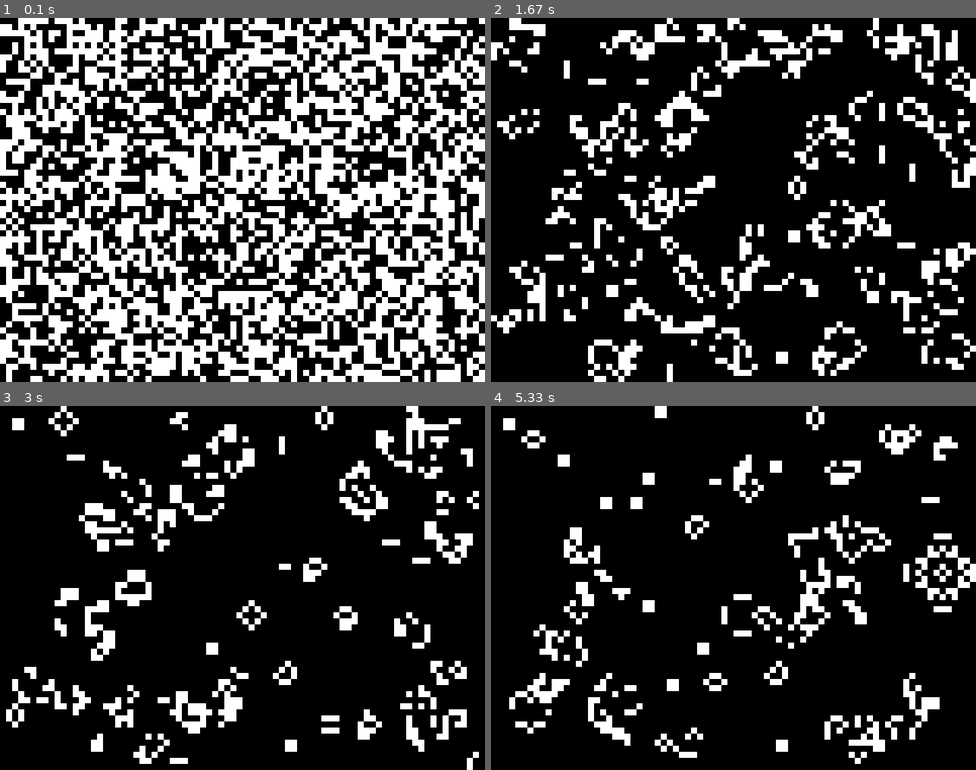
Above: before the commit, frames 1-4 (two rows, left to right).
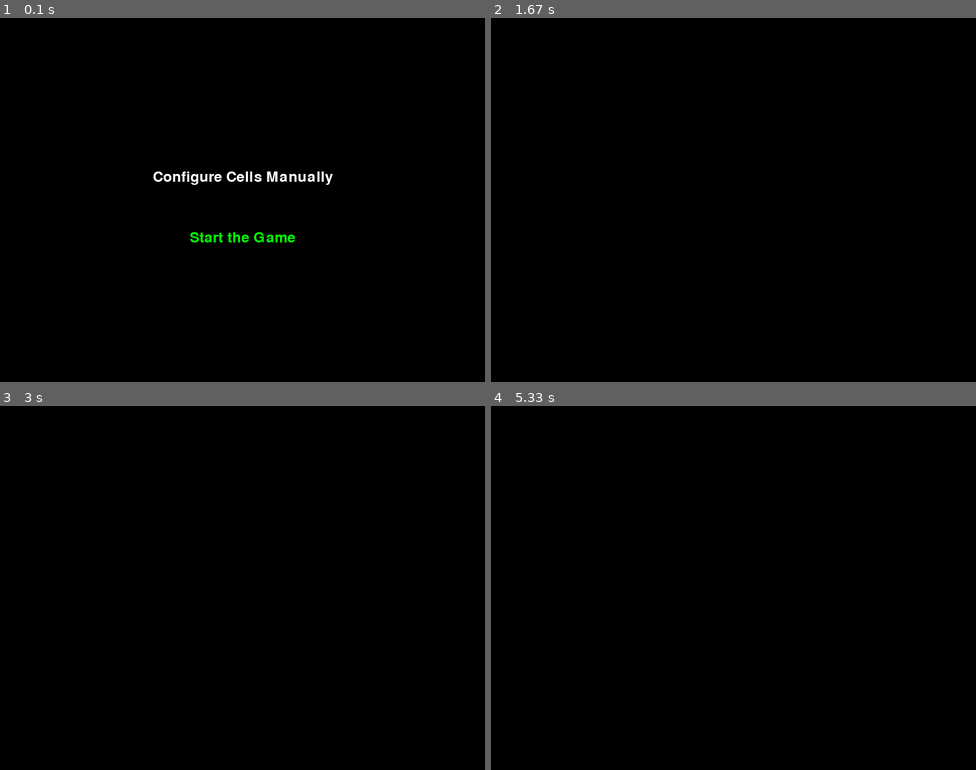
Above: after the commit, the same moments.

Repository: JuanBindez/PyGameOfLife
Game: pygame game, started from main.py
Two runs of this game, one before a commit and one after it. Both use one fixed random seed, a clock stepped at 60 frames per second and the inputs below.
Inputs:
- Up to frame 1 (0.1 s): no input
- Up to frame 2 (1.67 s): tap Enter at 0.33, 0.67 s
- Up to frame 3 (3 s): no input
- Up to frame 4 (5.33 s): no input

The runs differ from the first frame. In frame 1, 51% of the frame differs, in the area x 0-100%, y 0-100%; in frame 2, 16%; in frame 3, 11%; in frame 4, 9.4%.

Commit message:
Update main.py

Diff:
--- a/main.py
+++ b/main.py
@@ -1,7 +1,27 @@
+# this is part of the DYGtube Downloader project.
+#
+# Release: v1.0-rc2
+#
+# Copyright © 2023  Juan Bindez  <juanbindez780@gmail.com>
+#
+# This program is free software; you can redistribute it and/or modify
+# it under the terms of the GNU General Public License as published by
+# the Free Software Foundation; either version 2 of the License, or
+# (at your option) any later version.
+#
+# This program is distributed in the hope that it will be useful,
+# but WITHOUT ANY WARRANTY; without even the implied warranty of
+# MERCHANTABILITY or FITNESS FOR A PARTICULAR PURPOSE.  See the
+# GNU General Public License for more details.
+#
+# You should have received a copy of the GNU General Public License along
+# with this program; if not, write to the Free Software Foundation, Inc.,
+# 51 Franklin Street, Fifth Floor, Boston, MA 02110-1301 USA.
+
+
 import pygame
 import random
 import time
-
 
 WIDTH, HEIGHT = 800, 600
 GRID_SIZE = 10
@@ -9,10 +29,10 @@
 GRID_HEIGHT = HEIGHT // GRID_SIZE
 FPS = 10
 
-
 BLACK = (0, 0, 0)
 WHITE = (255, 255, 255)
-
+RED = (255, 0, 0)
+GREEN = (0, 255, 0)
 
 pygame.init()
 screen = pygame.display.set_mode((WIDTH, HEIGHT))
@@ -20,13 +40,17 @@
 clock = pygame.time.Clock()
 
 def initialize_grid():
-    return [[random.choice([0, 1]) for _ in range(GRID_WIDTH)] for _ in range(GRID_HEIGHT)]
+    return [[0 for _ in range(GRID_WIDTH)] for _ in range(GRID_HEIGHT)]
 
-def draw_grid(grid):
+def draw_grid(grid, selected_cell=None):
     for y in range(GRID_HEIGHT):
         for x in range(GRID_WIDTH):
             color = WHITE if grid[y][x] else BLACK
             pygame.draw.rect(screen, color, (x * GRID_SIZE, y * GRID_SIZE, GRID_SIZE, GRID_SIZE))
+
+    if selected_cell:
+        x, y = selected_cell
+        pygame.draw.rect(screen, RED, (x * GRID_SIZE, y * GRID_SIZE, GRID_SIZE, GRID_SIZE), 3)
 
 def get_next_state(current_state, live_neighbors):
     if current_state == 1:
@@ -54,13 +78,69 @@
         new_grid.append(new_row)
     return new_grid
 
+def draw_menu(selected_option):
+    font = pygame.font.Font(None, 36)
+    manual_text = font.render("Configure Cells Manually", True, WHITE if selected_option == 0 else GREEN)
+    auto_text = font.render("Start the Game", True, WHITE if selected_option == 1 else GREEN)
+
+    screen.blit(manual_text, (WIDTH // 2 - manual_text.get_width() // 2, HEIGHT // 2 - 50))
+    screen.blit(auto_text, (WIDTH // 2 - auto_text.get_width() // 2, HEIGHT // 2 + 50))
+
 def main():
     grid = initialize_grid()
-    running = True
-    while running:
+    selected_cell = None
+    selected_option = 0
+    in_menu = True
+    placing_cells = False
+    game_started = False
+
+    while in_menu:
         for event in pygame.event.get():
             if event.type == pygame.QUIT:
-                running = False
+                in_menu = False
+            elif event.type == pygame.KEYDOWN:
+                if event.key == pygame.K_UP:
+                    selected_option = (selected_option - 1) % 2
+                elif event.key == pygame.K_DOWN:
+                    selected_option = (selected_option + 1) % 2
+                elif event.key == pygame.K_RETURN:
+                    if selected_option == 0:
+                        in_menu = False
+                        placing_cells = True
+                    elif selected_option == 1:
+                        in_menu = False
+                        game_started = True
+
+        screen.fill(BLACK)
+        draw_menu(selected_option)
+        pygame.display.flip()
+        clock.tick(FPS)
+
+    while placing_cells:
+        for event in pygame.event.get():
+            if event.type == pygame.QUIT:
+                placing_cells = False
+            elif event.type == pygame.MOUSEBUTTONDOWN:
+                x, y = event.pos
+                x //= GRID_SIZE
+                y //= GRID_SIZE
+                if 0 <= x < GRID_WIDTH and 0 <= y < GRID_HEIGHT:
+                    grid[y][x] = 1 - grid[y][x]  # Toggle cell state
+                    selected_cell = (x, y)
+            elif event.type == pygame.KEYDOWN:
+                if event.key == pygame.K_RETURN:
+                    placing_cells = False
+                    game_started = True
+
+        screen.fill(BLACK)
+        draw_grid(grid, selected_cell)
+        pygame.display.flip()
+        clock.tick(FPS)
+
+    while game_started:
+        for event in pygame.event.get():
+            if event.type == pygame.QUIT:
+                game_started = False
 
         screen.fill(BLACK)
         draw_grid(grid)
